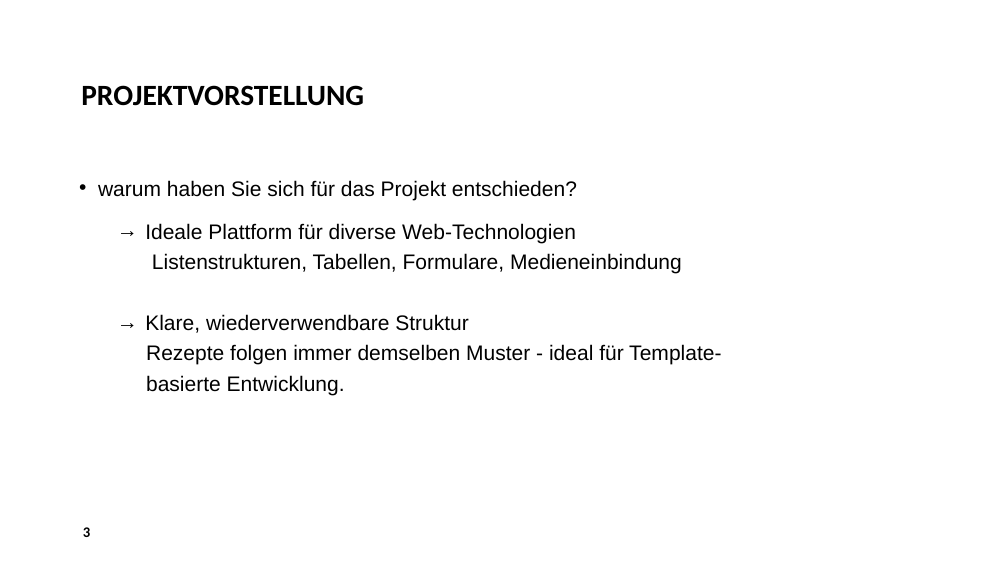
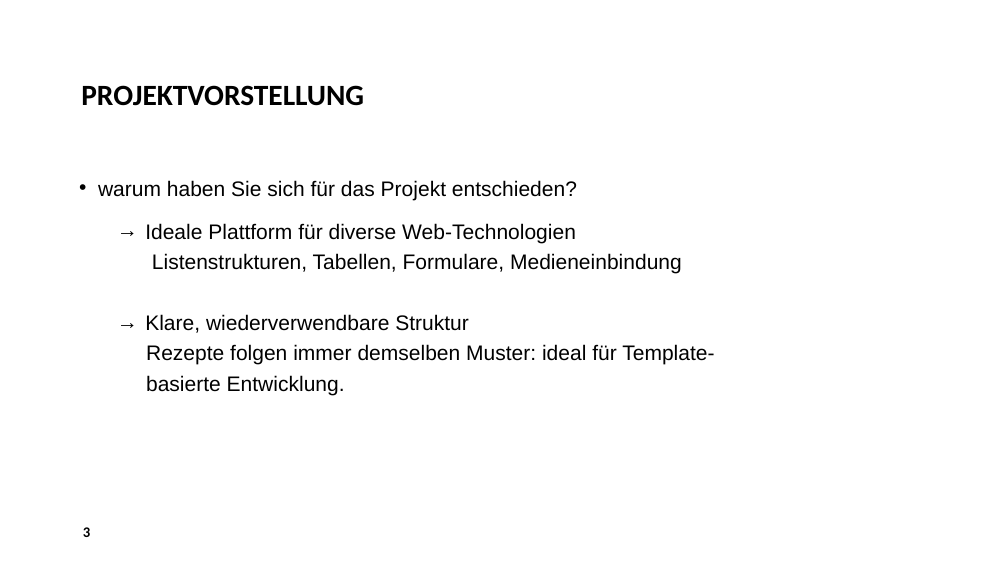
Before and after one commit to patricjenni/kochrezepte, a slide deck: slide 3 of docs/Präsentation_Kochrezepte.pptx. Drawn at 1008x567 pixels with LibreOffice and Linux fonts; fonts in the diff are those of the drawing; background and template pictures are left out. Boxes give left, top, right and bottom in pixels: in the first picture for what was removed or moved away, otherwise in the second. Text is boxed around its words. In the diff, an @@ line names an element or a change of style, - is before the commit and + after.

```diff
--- a/docs/Präsentation_Kochrezepte.pptx
+++ b/docs/Präsentation_Kochrezepte.pptx
@@ text at box(146, 344, 714, 365): text changed @@
-  Rezepte folgen immer demselben Muster - ideal für Template-
+  Rezepte folgen immer demselben Muster: ideal für Template-
```
Also in this commit, not shown: 7 other slides changed, 9 slides removed.
